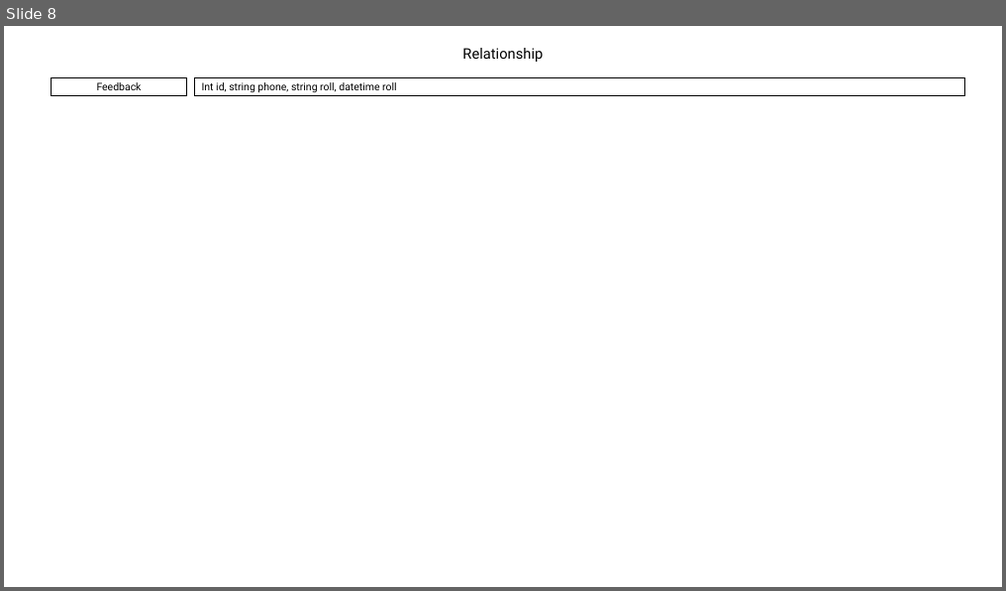
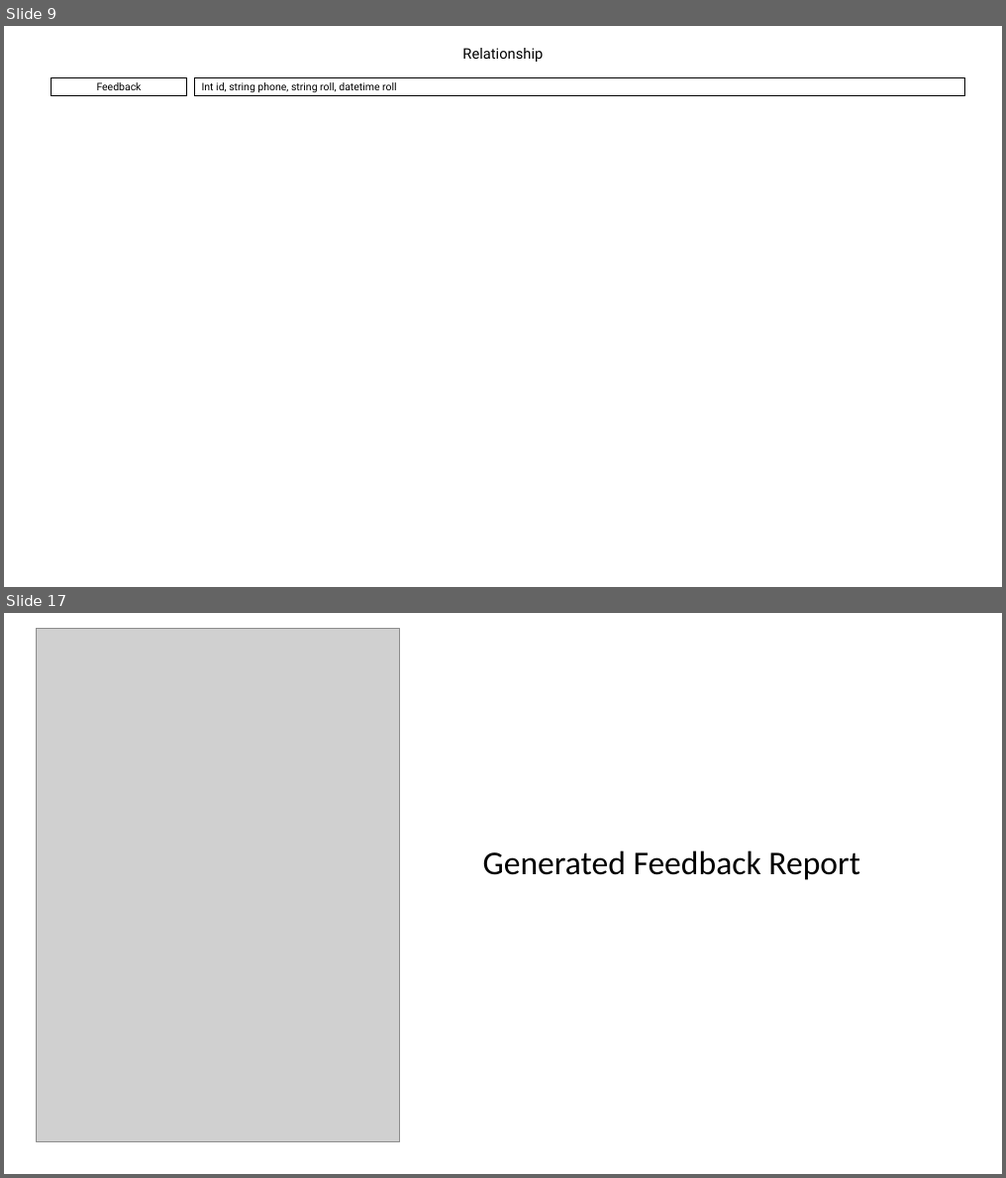
Before and after one commit to mdadalkhan/codebase, a slide deck: projects/biam_hostel_management/Overview.pptx. Shown one above the other, each under a label of ours: slide 8 before the commit, slides 9 and 17 after it; the slides between them are not shown. The pictures are 1006x591 and 1006x1178 pixels, drawn with LibreOffice and Linux fonts; fonts in the diff are those of the drawing; grey boxes stand for pictures. Boxes give left, top, right and bottom in pixels: in the first picture for what was removed or moved away, otherwise in the second. Text is boxed around its words. In the diff, an @@ line names an element or a change of style, - is before the commit and + after.

```diff
--- a/projects/biam_hostel_management/Overview.pptx
+++ b/projects/biam_hostel_management/Overview.pptx
@@ slide 17 added at (4,613,1002,1174), background #FFFFFF @@
@@ picture added at (37,629,399,1143) @@
@@ text added at (483,851,860,880), 32 pt, text #000000 @@
+Generated Feedback Report
@@ what was slide 8 is now slide 9 @@
```
Also in this commit, not shown: 3 slides changed, 16 other slides added, 3 slides removed, 12 other files.
